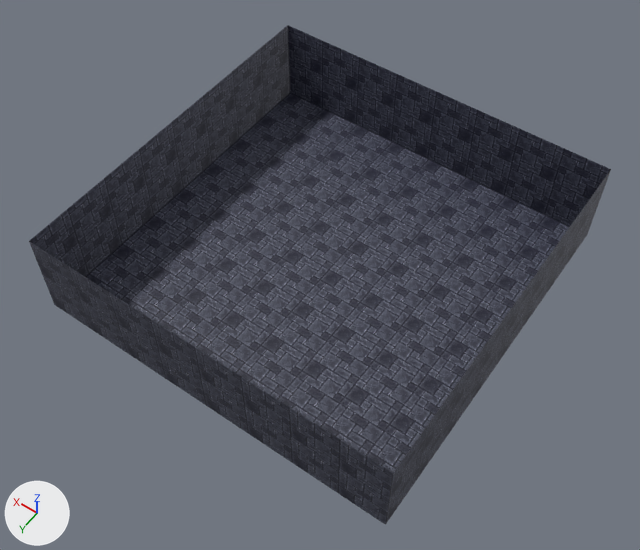
What one commit did to the OBJ model src/models/level/level.obj.
The view is the same before and after, from a 50 mm camera at (-1.64, 2.38, 3.65) aimed at (-0.1, 0.22, 0.26). Arrows for +X, +Y and +Z are at lower left; the lights stay in place. Where no turn or scale is listed for an object, it has been applied to the vertices.

Script lines for the objects in view, before the commit:
```python
me_plane = bpy.data.meshes.new('Plane')
me_plane.from_pydata(...)  # 145 vertices, 128 faces; spans x -1.0..1.0, y -1.0..1.0, z 0.0..0.5
me_plane.materials.append(mat_material)  # picture img_level_png
ob_plane = bpy.data.objects.new('Plane', me_plane)
ob_plane.location = (0.0, 0.0, 0.0)
```
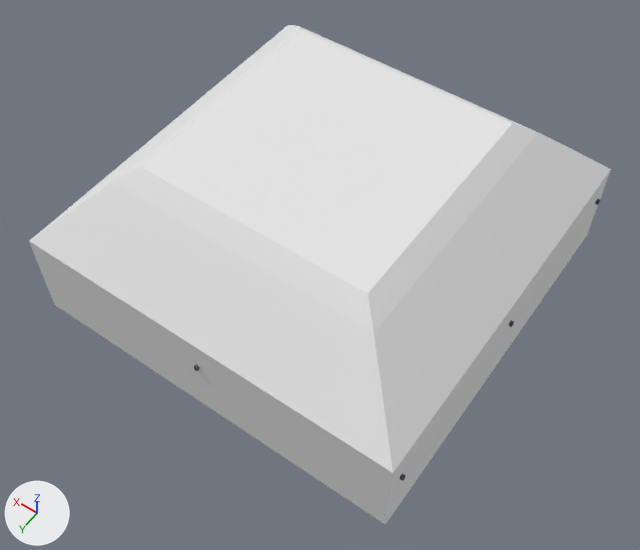
Pixel boxes [x1, y1, x2, y2] of what changed, in the pictures (640 x 550 px):
'roof', added
    after: [30, 25, 611, 473]
'mount.004', added
    after: [400, 199, 600, 481]
part 1 of me_plane, deleted
    before: [86, 93, 569, 473]
part 2 of me_plane, recoloured (black to grey)
    before: [29, 25, 611, 525]
    after: [29, 170, 611, 525]

What the commit changed:
Material 'walls' (mat_walls) is new.
Its base color is (0.8, 0.8, 0.8) (white #e7e7e7).
Its roughness is 1.0.
Material 'roof' (mat_roof) is new.
Its base color is (0.8, 0.8, 0.8) (white #e7e7e7).
Its roughness is 1.0.
me_plane is used by ob_plane; location (0.0, 0.0, 0.0).
me_plane had 145 vertices, 128 faces and spanned x -1.0..1.0, y -1.0..1.0, z 0.0..0.5.
me_plane now has 96 vertices, 64 faces and spans x -1.0..1.0, y -1.0..1.0, z 0.0..0.5.
Part 1, on me_plane:
49 vertices are removed from x -0.75..0.75, y -0.75..0.75, z 0.0.
64 faces are deleted.
me_plane part 2: 64 faces spanning x -1.0..1.0, y -1.0..1.0, z 0.0..0.5 switch from mat_material (picture img_level_png) to mat_walls (white #e7e7e7).
Mesh me_roof is new.
It has 177 vertices, 160 faces and spans x -1.0..1.0, y -1.0..1.0, z 0.5..0.89.
It uses material mat_roof (white #e7e7e7).
Mesh me_mount_004 is new.
It has 24 vertices, 20 faces and spans x -1.02..-1.0, y -0.93..0.93, z 0.32..0.35.
It uses material mat_material (picture img_level_png).
Object 'roof' (ob_roof) is new; it shows me_roof.
Its location is (0.0, 0.0, 0.0).
Object 'mount.004' (ob_mount_004) is new; it shows me_mount_004.
Its location is (0.0, 0.0, 0.0).
